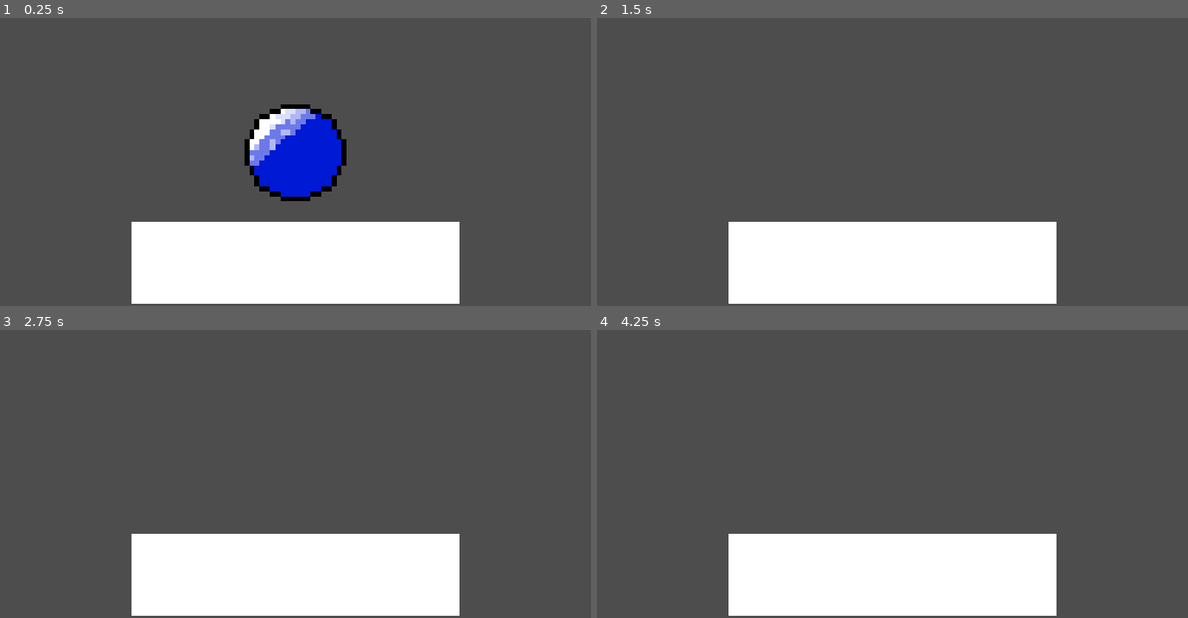
Above: before the commit, frames 1-4 (two rows, left to right).
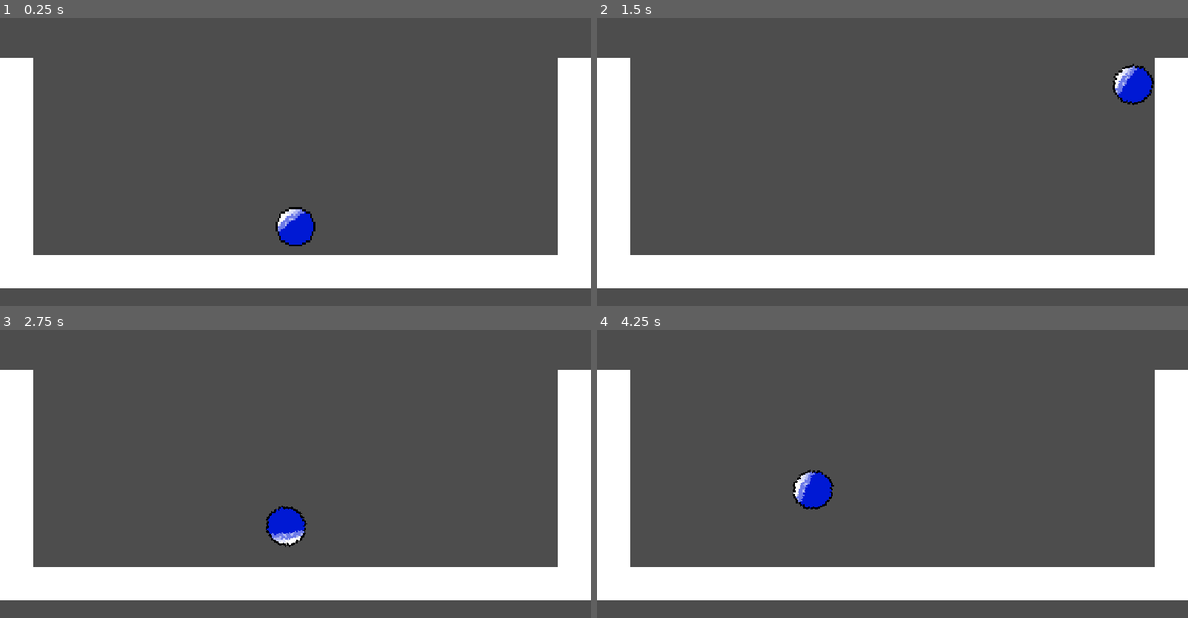
Above: after the commit, the same moments.

Repository: yApple11/hackclub-haven
Game: Godot game, scene res://node_2d.tscn
The game is run twice, just before and just after one commit, with the same random seed, the same clock (stepped at 60 frames per second) and the same inputs.
Inputs (mouse positions are in pixels of both pictures, inside the frame that each line leads up to):
- Up to frame 1 (0.25 s): no input
- Up to frame 2 (1.5 s): tap Enter (ui_accept) at 0.5, 0.6, 0.77, 1.07 s; move the mouse to (1022, 124) at 0.52 s; hold Right (ui_right) 0.53-1.28 s; click (1022, 124) at 0.67 s; move the mouse to (774, 156) at 1.27 s; hold Down from 1.28 s (still down); tap Alt at 1.35 s
- Up to frame 3 (2.75 s): tap Enter (ui_accept) at 1.52, 1.55, 1.82, 2.3 s; move the mouse to (354, 378) at 2.02 s; release Down at 2.03 s; hold Right (ui_right) from 2.03 s (still down); tap Shift at 2.1 s
- Up to frame 4 (4.25 s): move the mouse to (862, 517) at 2.77 s; release Right (ui_right) at 2.78 s; hold Up 2.78-3.53 s; tap Enter (ui_accept) at 2.85, 3.02, 3.32, 3.77, 3.8, 4.07 s; click (862, 517) at 2.92 s; move the mouse to (1069, 502) at 3.52 s; hold Left (ui_left) from 3.53 s (still down); tap Alt at 3.6 s

The runs differ from the first frame. In frame 1, 27% of the frame differs, in the area x 0-100%, y 13-100%; in frame 2, 23%; in frame 3, 23%; in frame 4, 23%.

Commit message:
more stuff for testing

Diff:
--- a/ball.gd
+++ b/ball.gd
@@ -25,10 +25,8 @@
 	if Input.is_action_pressed("ui_right"):
 		apply_central_force(right)
 
-
-
-
-
+	var count = 0
 	# Jump: only when touching something
-	if Input.is_action_just_pressed("ui_accept") and get_contact_count() > 0:
+	if Input.is_action_just_pressed("ui_accept") and count <1:
 		apply_central_impulse(Vector2(0, -jump_impulse))
+		count+=1
--- a/node_2d.tscn
+++ b/node_2d.tscn
@@ -149,12 +149,13 @@
 position = Vector2(-5, -9)
 
 [node name="Camera2D" type="Camera2D" parent="." unique_id=147486457]
-zoom = Vector2(10, 10)
+offset = Vector2(0, -40)
+zoom = Vector2(4, 4)
 
-[node name="floor" type="TileMap" parent="." unique_id=1530599293]
+[node name="Testing gloor" type="TileMap" parent="." unique_id=1530599293]
 tile_set = SubResource("TileSet_7yf00")
 format = 2
-layer_0/tile_data = PackedInt32Array(131071, 0, 9, 65536, 0, 9, 131070, 0, 9, 65537, 0, 9)
+layer_0/tile_data = PackedInt32Array(131071, 0, 9, 65536, 0, 9, 131070, 0, 9, 65537, 0, 9, 131069, 0, 9, 131068, 0, 9, 65538, 0, 9, 65539, 0, 9, 65540, 0, 9, 131067, 0, 9, 131066, 0, 9, 131064, 0, 9, 131063, 0, 9, 131065, 0, 9, 65541, 0, 9, 65542, 0, 9, 65543, 0, 9, 65544, 0, 9, 65527, 0, 9, -9, 0, 9, -65545, 0, 9, -131081, 0, 9, -196617, 0, 9, -262153, 0, 9, 8, 0, 9, -65528, 0, 9, -131064, 0, 9, -196600, 0, 9, -262136, 0, 9, -327672, 0, 9)
 
 [node name="RigidBody2D" type="RigidBody2D" parent="." unique_id=1458652964]
 physics_material_override = SubResource("PhysicsMaterial_epypp")
